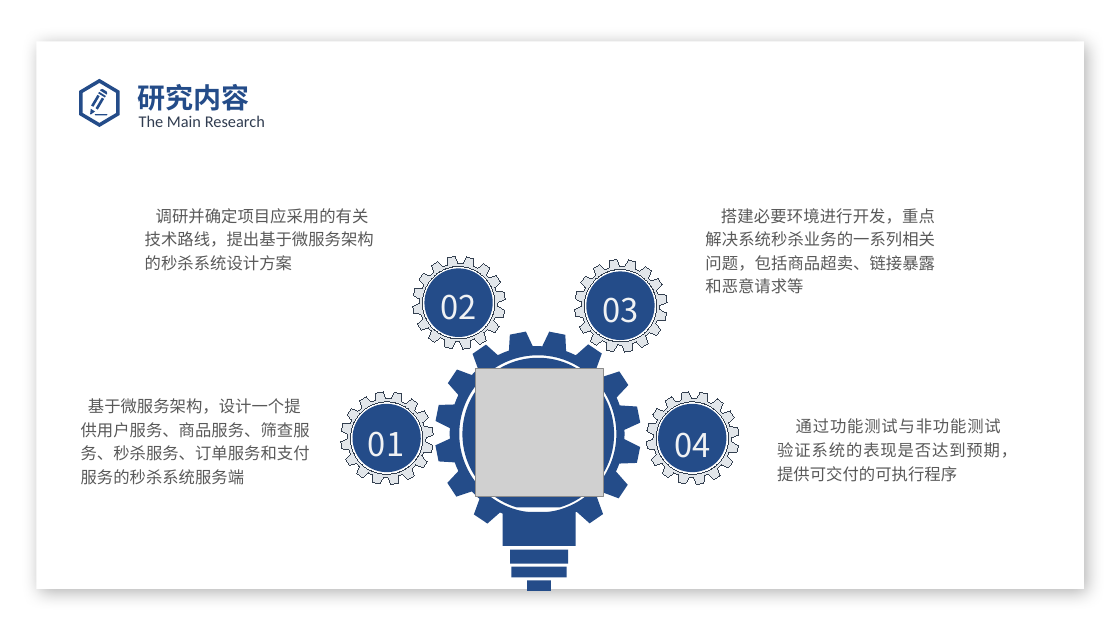
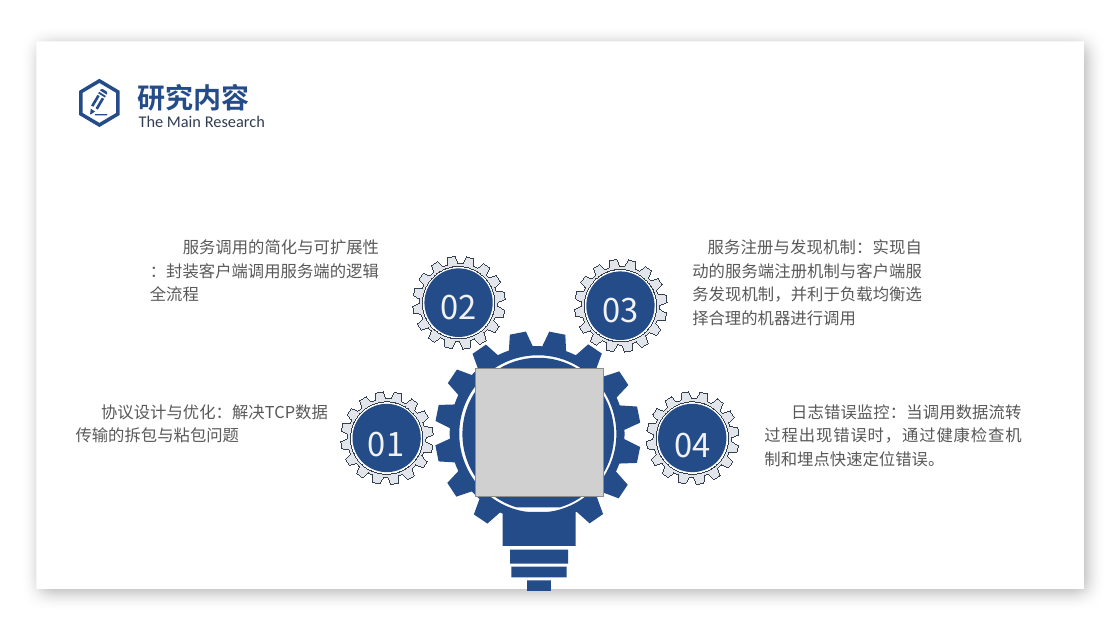
Before and after one commit to 2290653824/sward-rpc, a slide deck: slide 8 of files/2. 开题答辩/201931031311_卓悦_西南石油大学毕业设计（论文）开题报告.pptx. Drawn at 1120x630 pixels with LibreOffice and Linux fonts; fonts in the diff are those of the drawing; grey boxes stand for pictures; background and template pictures are left out. Boxes give left, top, right and bottom in pixels: in the first picture for what was removed or moved away, otherwise in the second. Text is boxed around its words. In the diff, an @@ line names an element or a change of style, - is before the commit and + after.

```diff
--- a/files/2. 开题答辩/201931031311_卓悦_西南石油大学毕业设计（论文）开题报告.pptx
+++ b/files/2. 开题答辩/201931031311_卓悦_西南石油大学毕业设计（论文）开题报告.pptx
@@ text at bbox=[150, 239, 379, 302]: text changed @@
-调研并确定项目应采用的有关技术路线，提出基于微服务架构的秒杀系统设计方案
+服务调用的简化与可扩展性 ：封装客户端调用服务端的逻辑全流程
@@ text at bbox=[692, 239, 922, 326]: text changed @@
-搭建必要环境进行开发，重点解决系统秒杀业务的一系列相关问题，包括商品超卖、链接暴露和恶意请求等
+服务注册与发现机制：实现自动的服务端注册机制与客户端服务发现机制，并利于负载均衡选择合理的机器进行调用
@@ text at bbox=[101, 404, 328, 420]: text changed @@
-基于微服务架构，设计一个提供用户服务、商品服务、筛查服务、秒杀服务、订单服务和支付服务的秒杀系统服务端
+协议设计与优化：解决TCP数据传输的拆包与粘包问题
@@ text at bbox=[764, 404, 1021, 467]: text changed @@
-通过功能测试与非功能测试验证系统的表现是否达到预期，提供可交付的可执行程序
+日志错误监控：当调用数据流转过程出现错误时，通过健康检查机制和埋点快速定位错误。
```
Also in this commit, not shown: 9 other slides changed, 1 slide added, 1 slide removed, 1 other file.
